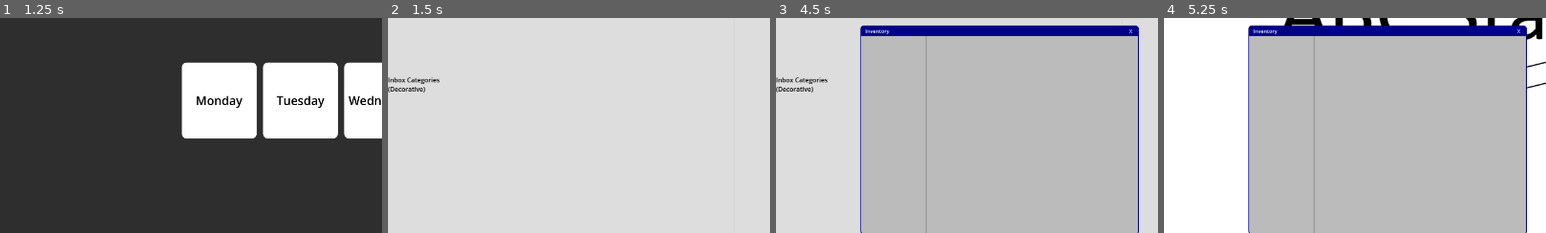
Above: before the commit, frames 1-4 (left to right).
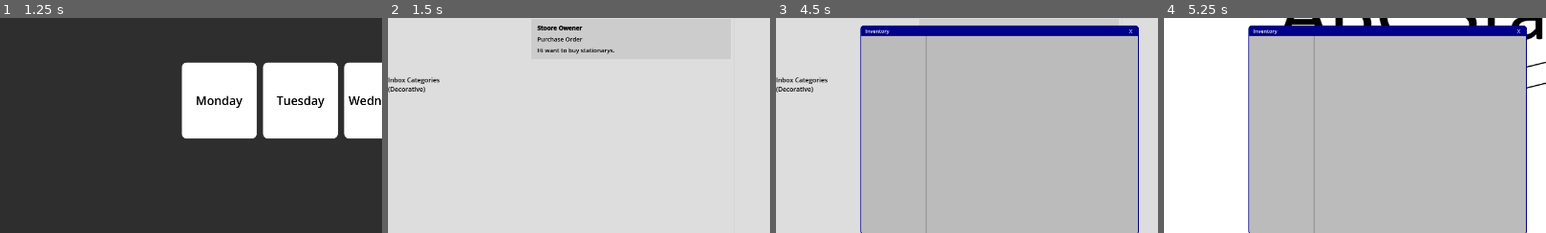
Above: after the commit, the same moments.

Repository: Wong-Kai-Lun/gamified-cybersecurity-awareness-training
Game: Godot game, scene res://game/main_menu/main_menu.tscn
The game is run twice, just before and just after one commit, with the same random seed, the same clock (stepped at 60 frames per second) and the same inputs.
Inputs (mouse positions are % of the whole screen's width and height, from its top left):
- Up to frame 1 (1.25 s): click "New Game" at 0.5 s
- Up to frame 2 (1.5 s): click "Monday" at 1.25 s
- Up to frame 3 (4.5 s): click (32, 8) at 2.02 s; click "⋮" at 2.75 s; click (2, 97) at 3.5 s; click "Inv" at 4.25 s
- Up to frame 4 (5.25 s): click "3M" at 5 s
The pictures show only the part of the screen within x 0-50%, y 33-83%; the shares and areas given below are measured in that part.

Frame 1 is identical in both runs. In frame 2, 0.7% of the frame differs, in the area x 39-60%, y 3-17%; in frame 3, less than 0.1%; in frame 4, nothing differs.

Commit message:
Add sample level data

Diff:
--- /dev/null
+++ b/godot/data/email/s_fake_invoice_malware.tres
@@ -0,0 +1,18 @@
+[gd_resource type="Resource" script_class="EmailData" load_steps=4 format=3 uid="uid://bw0ct6dk7vmim"]
+
+[ext_resource type="Script" path="res://data/file_data.gd" id="1_6f2lv"]
+[ext_resource type="Script" path="res://data/email_data.gd" id="2_3y7i7"]
+[ext_resource type="Resource" uid="uid://byh3yan6kmp14" path="res://data/file/s_malware.tres" id="2_r2mya"]
+
+[resource]
+script = ExtResource("2_3y7i7")
+email_type = 1
+sender_name = "Stoore Owener"
+sender_address = "a0872gc@outlook.com"
+to_address = "{player_email}"
+cc_address = ""
+subject = "Purchase Order"
+email_body = "Hi want to buy stationarys."
+attached_files = Array[ExtResource("1_6f2lv")]([ExtResource("2_r2mya")])
+expected_attachments = Array[ExtResource("1_6f2lv")]([])
+score = 0.0
--- a/godot/data/email_pack/monday.tres
+++ b/godot/data/email_pack/monday.tres
@@ -1,12 +1,13 @@
-[gd_resource type="Resource" script_class="EmailPack" load_steps=6 format=3 uid="uid://cuf0qptsyfugr"]
+[gd_resource type="Resource" script_class="EmailPack" load_steps=7 format=3 uid="uid://cuf0qptsyfugr"]
 
 [ext_resource type="Script" path="res://data/email_data.gd" id="1_krvfn"]
 [ext_resource type="Resource" uid="uid://bdngpu77vre0r" path="res://data/email/1_1_tutorial.tres" id="2_qc7wd"]
 [ext_resource type="Resource" uid="uid://dc8hwm4pawqob" path="res://data/email/1_2_genius_p_o.tres" id="3_tqhmx"]
 [ext_resource type="Script" path="res://data/email_pack.gd" id="4_8j6wb"]
 [ext_resource type="Resource" uid="uid://cs65vjxte2oy1" path="res://data/email/1_3_submit_p_o.tres" id="4_aarsp"]
+[ext_resource type="Resource" uid="uid://bw0ct6dk7vmim" path="res://data/email/s_fake_invoice_malware.tres" id="5_mlmbc"]
 
 [resource]
 script = ExtResource("4_8j6wb")
 pack_name = "Monday"
-emails = Array[ExtResource("1_krvfn")]([ExtResource("2_qc7wd"), ExtResource("3_tqhmx"), ExtResource("4_aarsp")])
+emails = Array[ExtResource("1_krvfn")]([ExtResource("2_qc7wd"), ExtResource("3_tqhmx"), ExtResource("4_aarsp"), ExtResource("5_mlmbc")])
--- /dev/null
+++ b/godot/data/file/s_malware.tres
@@ -0,0 +1,12 @@
+[gd_resource type="Resource" script_class="FileData" load_steps=3 format=3 uid="uid://byh3yan6kmp14"]
+
+[ext_resource type="Texture2D" uid="uid://0sxhrordswji" path="res://assets/file.png" id="1_gl0v4"]
+[ext_resource type="Script" path="res://data/file_data.gd" id="2_4p11q"]
+
+[resource]
+script = ExtResource("2_4p11q")
+file_id = "malicious_fake_po"
+file_texture = ExtResource("1_gl0v4")
+file_name = "Purchase Order.pdf.exe"
+file_context = 0
+file_type = 1
